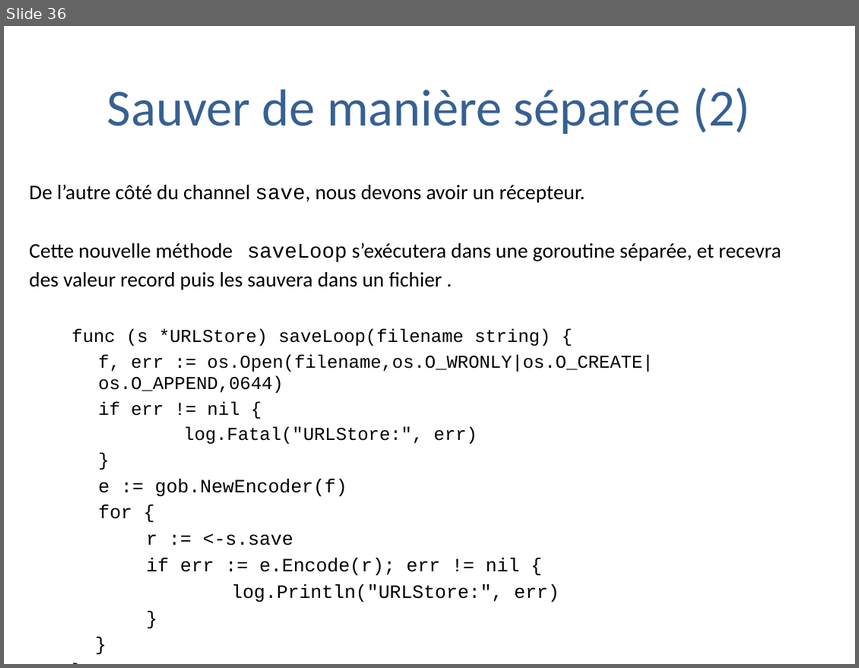
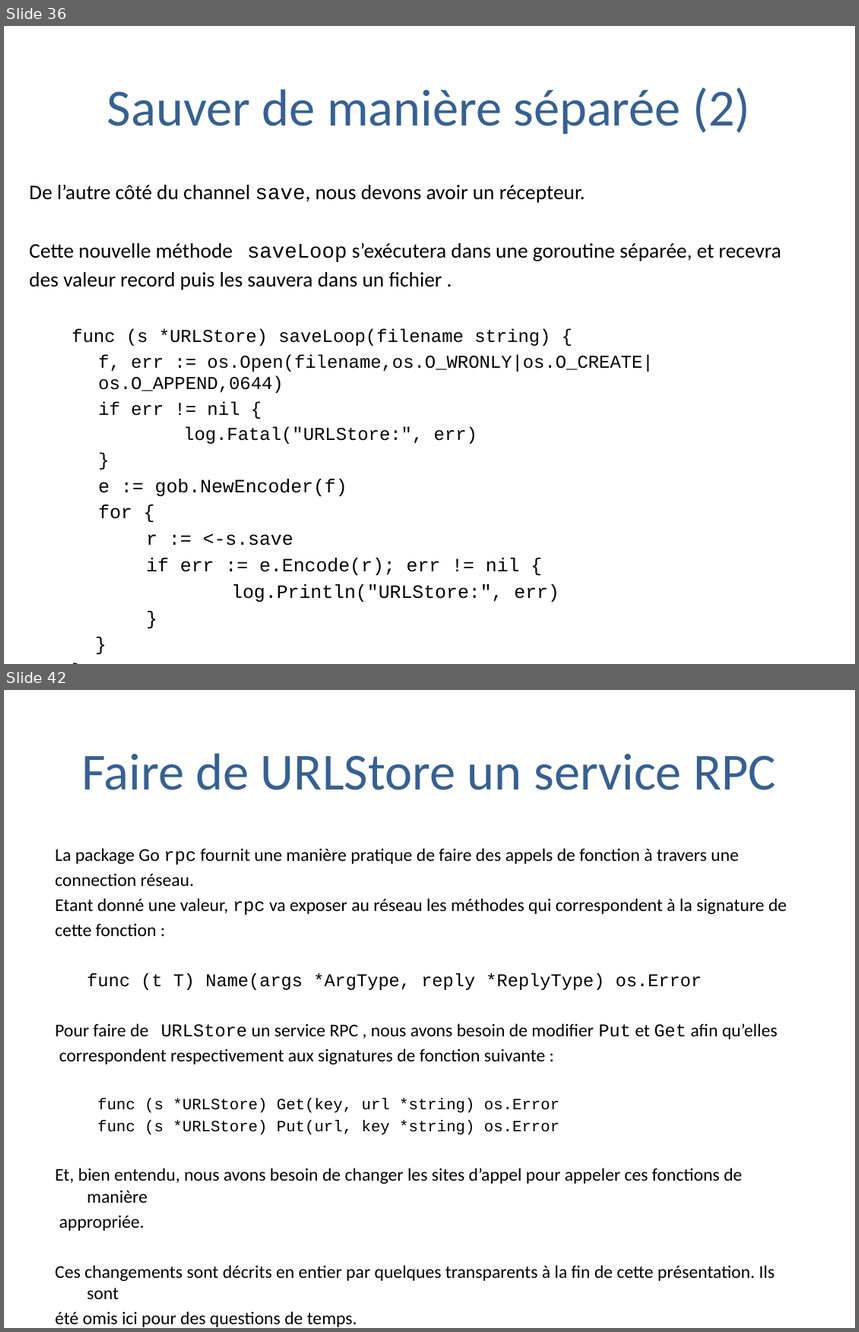
Before and after one commit to trash-anger/golang-france, a slide deck: Go-documentation/cours-general/Pratique de la programmation en go.pptx. Shown one above the other, each under a label of ours: slide 36 before the commit, slides 36 and 42 after it; the slides between them are not shown. The pictures are 859x668 and 859x1332 pixels, drawn with LibreOffice and Linux fonts; fonts in the diff are those of the drawing; background and template pictures are left out. Boxes give left, top, right and bottom in pixels: in the first picture for what was removed or moved away, otherwise in the second. Text is boxed around its words. In the diff, an @@ line names an element or a change of style, - is before the commit and + after.

```diff
--- a/Go-documentation/cours-general/Pratique de la programmation en go.pptx
+++ b/Go-documentation/cours-general/Pratique de la programmation en go.pptx
@@ slide 42 added at bbox=[4, 690, 855, 1328], background #FFFFFF @@
@@ title added at bbox=[82, 753, 776, 790], 44 pt, text #376092 @@
+Faire de URLStore un service RPC
@@ text added at bbox=[55, 848, 787, 1328], 15.2 pt, text #000000 @@
+La package Go rpc fournit une manière pratique de faire des appels de fonction à travers une
+connection réseau.
+Etant donné une valeur, rpc va exposer au réseau les méthodes qui correspondent à la signature de
+cette fonction :
+func (t T) Name(args *ArgType, reply *ReplyType) os.Error
+Pour faire de URLStore un service RPC , nous avons besoin de modifier Put et Get afin qu’elles
+correspondent respectivement aux signatures de fonction suivante :
+  func (s *URLStore) Get(key, url *string) os.Error
+  func (s *URLStore) Put(url, key *string) os.Error
+Et, bien entendu, nous avons besoin de changer les sites d’appel pour appeler ces fonctions de manière
+appropriée.
+Ces changements sont décrits en entier par quelques transparents à la fin de cette présentation. Ils sont
+été omis ici pour des questions de temps.
```
Also in this commit, not shown: 1 slide changed, 20 other slides added, 1 other file.
